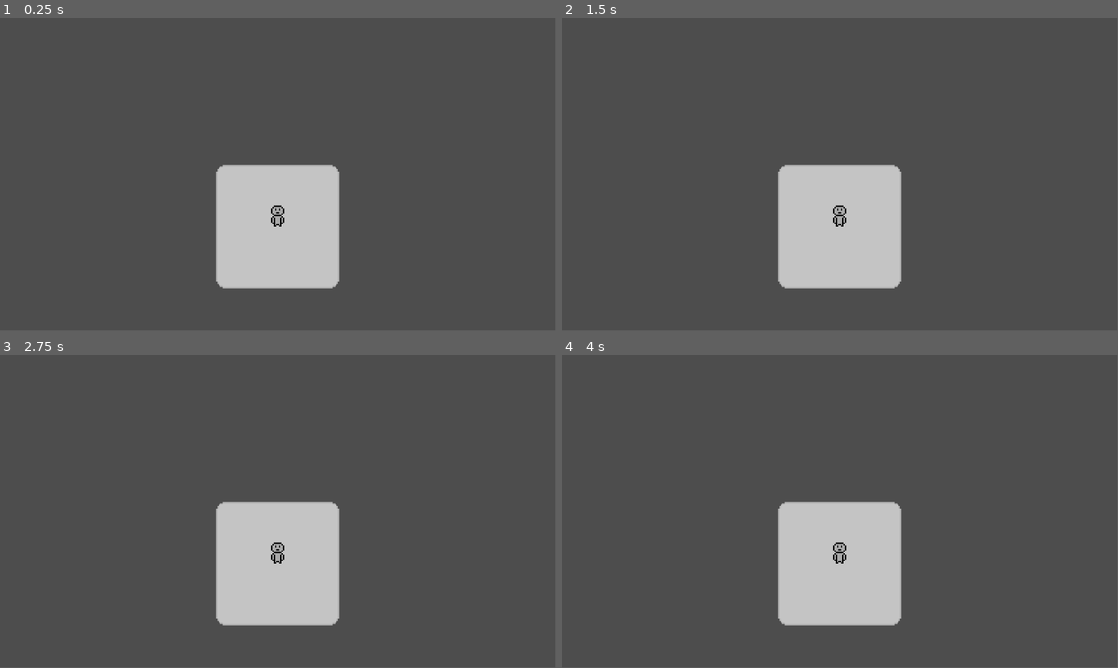
Above: before the commit, frames 1-4 (two rows, left to right).
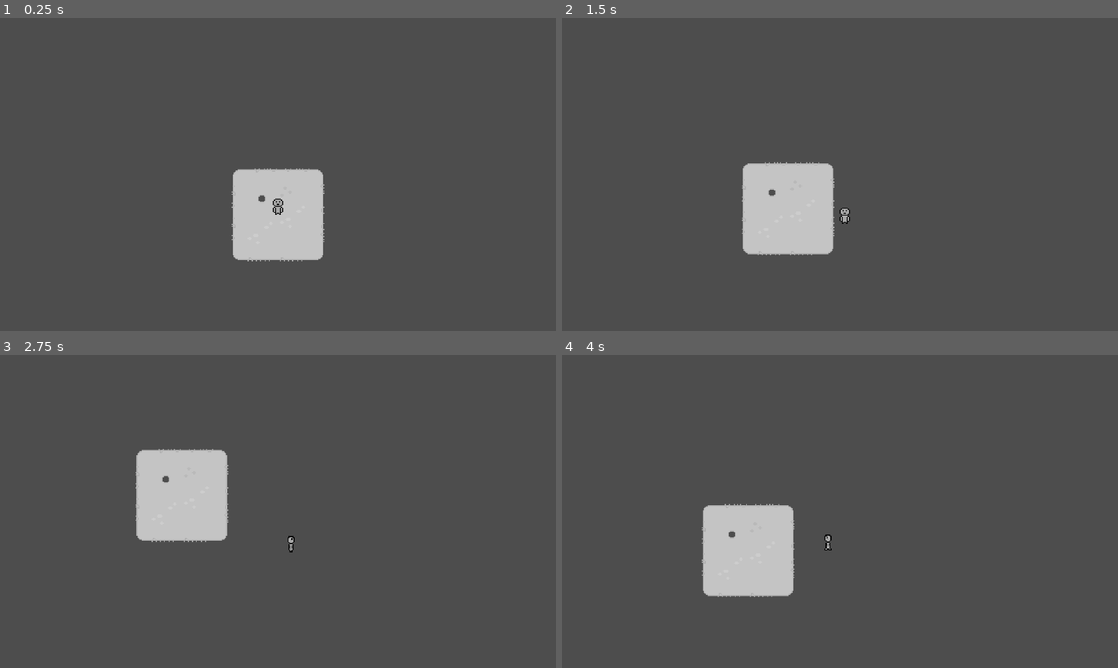
Above: after the commit, the same moments.

Repository: SFloreaWSC/Eva
Game: Godot game, scene res://scenes/game.tscn
The game is run twice, just before and just after one commit, with the same random seed, the same clock (stepped at 60 frames per second) and the same inputs.
Inputs:
- Up to frame 1 (0.25 s): no input
- Up to frame 2 (1.5 s): tap Enter at 0.5 s; hold D (right, bound only after the commit) 0.53-1.28 s; hold S (down, bound only after the commit) from 1.28 s (still down)
- Up to frame 3 (2.75 s): release S (down, bound only after the commit) at 2.03 s; hold D (right, bound only after the commit) from 2.03 s (still down)
- Up to frame 4 (4 s): release D (right, bound only after the commit) at 2.78 s; hold W (up, bound only after the commit) 2.78-3.53 s; hold A (left, bound only after the commit) from 3.53 s (still down)
The window is 799x449 before the commit and 800x450 after it. Grey fills any space a smaller window leaves; there, only what the larger window draws over its background counts as a difference.

The runs differ from the first frame. In frame 1, 4.2% of the frame differs, in the area x 38-61%, y 46-87%; in frame 2, 7.8%; in frame 3, 13%, in the area x 24-61%, y 30-87%; in frame 4, 12%.

Commit message:
Character animation and tile map start

Diff:
--- a/project.godot
+++ b/project.godot
@@ -15,6 +15,38 @@
 config/features=PackedStringArray("4.2", "Forward Plus")
 config/icon="res://icon.svg"
 
+[display]
+
+window/size/viewport_width=1500
+window/size/viewport_height=844
+
+[input]
+
+right={
+"deadzone": 0.5,
+"events": [Object(InputEventKey,"resource_local_to_scene":false,"resource_name":"","device":-1,"window_id":0,"alt_pressed":false,"shift_pressed":false,"ctrl_pressed":false,"meta_pressed":false,"pressed":false,"keycode":0,"physical_keycode":68,"key_label":0,"unicode":100,"echo":false,"script":null)
+, Object(InputEventKey,"resource_local_to_scene":false,"resource_name":"","device":-1,"window_id":0,"alt_pressed":false,"shift_pressed":false,"ctrl_pressed":false,"meta_pressed":false,"pressed":false,"keycode":0,"physical_keycode":4194321,"key_label":0,"unicode":0,"echo":false,"script":null)
+]
+}
+left={
+"deadzone": 0.5,
+"events": [Object(InputEventKey,"resource_local_to_scene":false,"resource_name":"","device":-1,"window_id":0,"alt_pressed":false,"shift_pressed":false,"ctrl_pressed":false,"meta_pressed":false,"pressed":false,"keycode":0,"physical_keycode":65,"key_label":0,"unicode":97,"echo":false,"script":null)
+, Object(InputEventKey,"resource_local_to_scene":false,"resource_name":"","device":-1,"window_id":0,"alt_pressed":false,"shift_pressed":false,"ctrl_pressed":false,"meta_pressed":false,"pressed":false,"keycode":0,"physical_keycode":4194319,"key_label":0,"unicode":0,"echo":false,"script":null)
+]
+}
+down={
+"deadzone": 0.5,
+"events": [Object(InputEventKey,"resource_local_to_scene":false,"resource_name":"","device":-1,"window_id":0,"alt_pressed":false,"shift_pressed":false,"ctrl_pressed":false,"meta_pressed":false,"pressed":false,"keycode":0,"physical_keycode":83,"key_label":0,"unicode":115,"echo":false,"script":null)
+, Object(InputEventKey,"resource_local_to_scene":false,"resource_name":"","device":-1,"window_id":0,"alt_pressed":false,"shift_pressed":false,"ctrl_pressed":false,"meta_pressed":false,"pressed":false,"keycode":0,"physical_keycode":4194322,"key_label":0,"unicode":0,"echo":false,"script":null)
+]
+}
+up={
+"deadzone": 0.5,
+"events": [Object(InputEventKey,"resource_local_to_scene":false,"resource_name":"","device":-1,"window_id":0,"alt_pressed":false,"shift_pressed":false,"ctrl_pressed":false,"meta_pressed":false,"pressed":false,"keycode":0,"physical_keycode":87,"key_label":0,"unicode":119,"echo":false,"script":null)
+, Object(InputEventKey,"resource_local_to_scene":false,"resource_name":"","device":-1,"window_id":0,"alt_pressed":false,"shift_pressed":false,"ctrl_pressed":false,"meta_pressed":false,"pressed":false,"keycode":0,"physical_keycode":4194320,"key_label":0,"unicode":0,"echo":false,"script":null)
+]
+}
+
 [rendering]
 
 textures/canvas_textures/default_texture_filter=0
--- a/scenes/game.tscn
+++ b/scenes/game.tscn
@@ -458,4 +458,4 @@
 tile_set = SubResource("TileSet_212mh")
 rendering_quadrant_size = 32
 format = 2
-layer_0/tile_data = PackedInt32Array(-65538, 65541, 1, -2, 65541, 1, 65535, 65541, 1, 0, 65541, 1, 1, 65541, 1, -65535, 65541, 1, -131071, 65541, 1, -131072, 65541, 1, -1, 65541, 1, -65536, 65541, 1, -65537, 65541, 1, 65534, 65541, 1, 131070, 65541, 1, 131071, 65541, 1, 65536, 65541, 1, 65537, 65541, 1, 196607, 65541, 2, 131072, 65541, 2, 196606, 65541, 2, 131073, 65541, 2, -131074, 65541, 0, -131073, 65541, 0, -196608, 65541, 0, -196607, 65541, 0, -131070, 131077, 1, -65534, 131077, 1, 2, 131077, 1, 65538, 131077, 1, -65539, 5, 1, -3, 5, 1, 65533, 5, 1, 131069, 5, 1, -131075, 5, 0, -196606, 131077, 0, 131074, 131077, 2, 196605, 5, 2)
+layer_0/tile_data = PackedInt32Array(-65538, 327684, 1, -2, 327684, 2, 65535, 65540, 6, 0, 131076, 5, 1, 65541, 1, -65535, 65540, 6, -131071, 65541, 1, -131072, 65540, 5, -1, 393220, 2, -65536, 65541, 1, -65537, 393220, 1, 65534, 65541, 1, 131070, 131076, 5, 131071, 65541, 1, 65536, 65541, 1, 65537, 65541, 1, 196607, 327684, 6, 131072, 393220, 6, 196606, 393220, 6, 131073, 327684, 6, -131074, 393220, 5, -131073, 458756, 5, -196608, 327684, 5, -196607, 458756, 5, -131070, 589828, 5, -65534, 589828, 6, 2, 589828, 6, 65538, 589828, 5, -65539, 524292, 6, -3, 524292, 5, 65533, 524292, 6, 131069, 524292, 5, -131075, 4, 0, -196606, 131076, 0, 131074, 131076, 2, 196605, 4, 2)
--- a/scenes/player.tscn
+++ b/scenes/player.tscn
@@ -1,6 +1,7 @@
-[gd_scene load_steps=8 format=3 uid="uid://bghl5v0civlbm"]
+[gd_scene load_steps=25 format=3 uid="uid://bghl5v0civlbm"]
 
 [ext_resource type="Texture2D" uid="uid://dkdvu031524jm" path="res://assets/Game sprites/charsheet1.png" id="1_1kmji"]
+[ext_resource type="Script" path="res://scripts/player.gd" id="1_tofbx"]
 
 [sub_resource type="AtlasTexture" id="AtlasTexture_k4vnn"]
 atlas = ExtResource("1_1kmji")
@@ -18,6 +19,70 @@
 atlas = ExtResource("1_1kmji")
 region = Rect2(64, 48, 16, 16)
 
+[sub_resource type="AtlasTexture" id="AtlasTexture_g4ktr"]
+atlas = ExtResource("1_1kmji")
+region = Rect2(16, 0, 16, 16)
+
+[sub_resource type="AtlasTexture" id="AtlasTexture_o34tr"]
+atlas = ExtResource("1_1kmji")
+region = Rect2(16, 16, 16, 16)
+
+[sub_resource type="AtlasTexture" id="AtlasTexture_nhegj"]
+atlas = ExtResource("1_1kmji")
+region = Rect2(16, 32, 16, 16)
+
+[sub_resource type="AtlasTexture" id="AtlasTexture_pdq0s"]
+atlas = ExtResource("1_1kmji")
+region = Rect2(16, 48, 16, 16)
+
+[sub_resource type="AtlasTexture" id="AtlasTexture_qr7xk"]
+atlas = ExtResource("1_1kmji")
+region = Rect2(32, 0, 16, 16)
+
+[sub_resource type="AtlasTexture" id="AtlasTexture_l3oay"]
+atlas = ExtResource("1_1kmji")
+region = Rect2(32, 16, 16, 16)
+
+[sub_resource type="AtlasTexture" id="AtlasTexture_liqml"]
+atlas = ExtResource("1_1kmji")
+region = Rect2(32, 32, 16, 16)
+
+[sub_resource type="AtlasTexture" id="AtlasTexture_g6ngp"]
+atlas = ExtResource("1_1kmji")
+region = Rect2(32, 48, 16, 16)
+
+[sub_resource type="AtlasTexture" id="AtlasTexture_xmmio"]
+atlas = ExtResource("1_1kmji")
+region = Rect2(0, 0, 16, 16)
+
+[sub_resource type="AtlasTexture" id="AtlasTexture_wil5y"]
+atlas = ExtResource("1_1kmji")
+region = Rect2(0, 16, 16, 16)
+
+[sub_resource type="AtlasTexture" id="AtlasTexture_85b2g"]
+atlas = ExtResource("1_1kmji")
+region = Rect2(0, 32, 16, 16)
+
+[sub_resource type="AtlasTexture" id="AtlasTexture_g5ooq"]
+atlas = ExtResource("1_1kmji")
+region = Rect2(0, 48, 16, 16)
+
+[sub_resource type="AtlasTexture" id="AtlasTexture_gps6i"]
+atlas = ExtResource("1_1kmji")
+region = Rect2(48, 0, 16, 16)
+
+[sub_resource type="AtlasTexture" id="AtlasTexture_2q2nk"]
+atlas = ExtResource("1_1kmji")
+region = Rect2(48, 16, 16, 16)
+
+[sub_resource type="AtlasTexture" id="AtlasTexture_acfcv"]
+atlas = ExtResource("1_1kmji")
+region = Rect2(48, 32, 16, 16)
+
+[sub_resource type="AtlasTexture" id="AtlasTexture_6sr8a"]
+atlas = ExtResource("1_1kmji")
+region = Rect2(48, 48, 16, 16)
+
 [sub_resource type="SpriteFrames" id="SpriteFrames_4hsm7"]
 animations = [{
 "frames": [{
@@ -34,20 +99,89 @@
 "texture": SubResource("AtlasTexture_dgxvi")
 }],
 "loop": true,
-"name": &"Idle",
+"name": &"idle",
 "speed": 1.0
+}, {
+"frames": [{
+"duration": 1.0,
+"texture": SubResource("AtlasTexture_g4ktr")
+}, {
+"duration": 1.0,
+"texture": SubResource("AtlasTexture_o34tr")
+}, {
+"duration": 1.0,
+"texture": SubResource("AtlasTexture_nhegj")
+}, {
+"duration": 1.0,
+"texture": SubResource("AtlasTexture_pdq0s")
+}],
+"loop": true,
+"name": &"walkdown",
+"speed": 4.0
+}, {
+"frames": [{
+"duration": 1.0,
+"texture": SubResource("AtlasTexture_qr7xk")
+}, {
+"duration": 1.0,
+"texture": SubResource("AtlasTexture_l3oay")
+}, {
+"duration": 1.0,
+"texture": SubResource("AtlasTexture_liqml")
+}, {
+"duration": 1.0,
+"texture": SubResource("AtlasTexture_g6ngp")
+}],
+"loop": true,
+"name": &"walkleft",
+"speed": 4.0
+}, {
+"frames": [{
+"duration": 1.0,
+"texture": SubResource("AtlasTexture_xmmio")
+}, {
+"duration": 1.0,
+"texture": SubResource("AtlasTexture_wil5y")
+}, {
+"duration": 1.0,
+"texture": SubResource("AtlasTexture_85b2g")
+}, {
+"duration": 1.0,
+"texture": SubResource("AtlasTexture_g5ooq")
+}],
+"loop": true,
+"name": &"walkright",
+"speed": 3.99
+}, {
+"frames": [{
+"duration": 1.0,
+"texture": SubResource("AtlasTexture_gps6i")
+}, {
+"duration": 1.0,
+"texture": SubResource("AtlasTexture_2q2nk")
+}, {
+"duration": 1.0,
+"texture": SubResource("AtlasTexture_acfcv")
+}, {
+"duration": 1.0,
+"texture": SubResource("AtlasTexture_6sr8a")
+}],
+"loop": true,
+"name": &"walkup",
+"speed": 4.0
 }]
 
 [sub_resource type="RectangleShape2D" id="RectangleShape2D_ne5vb"]
-size = Vector2(10, 16)
+size = Vector2(8, 16)
 
 [node name="CharacterBody2D" type="CharacterBody2D"]
 position = Vector2(0, -8)
+script = ExtResource("1_tofbx")
 
 [node name="AnimatedSprite2D" type="AnimatedSprite2D" parent="."]
 sprite_frames = SubResource("SpriteFrames_4hsm7")
-animation = &"Idle"
-frame_progress = 0.839536
+animation = &"walkdown"
+frame_progress = 0.255567
 
 [node name="CollisionShape2D" type="CollisionShape2D" parent="."]
 shape = SubResource("RectangleShape2D_ne5vb")
--- a/scripts/player.gd
+++ b/scripts/player.gd
@@ -1 +1,28 @@
 extends CharacterBody2D
+
+@export var move_speed : float = 75
+@onready var animation = $AnimatedSprite2D
+func _physics_process(_delta):
+
+	# Key direction
+	var input_direction = Vector2(
+		Input.get_action_strength("right") - Input.get_action_strength("left"),
+		Input.get_action_strength("down") - Input.get_action_strength("up")
+		)
+	print(input_direction)
+
+	if Input.get_action_strength("right") - Input.get_action_strength("left") == 1:
+		animation.play("walkright")
+	elif Input.get_action_strength("right") - Input.get_action_strength("left") == -1:
+		animation.play("walkleft")
+	elif Input.get_action_strength("down") - Input.get_action_strength("up") == 1:
+		animation.play("walkdown")
+	elif Input.get_action_strength("down") - Input.get_action_strength("up") == -1:
+		animation.play("walkup")
+	else:
+		animation.play("idle")
+
+	# Speed
+	velocity = input_direction * move_speed
+	# move and slide
+	move_and_slide()
